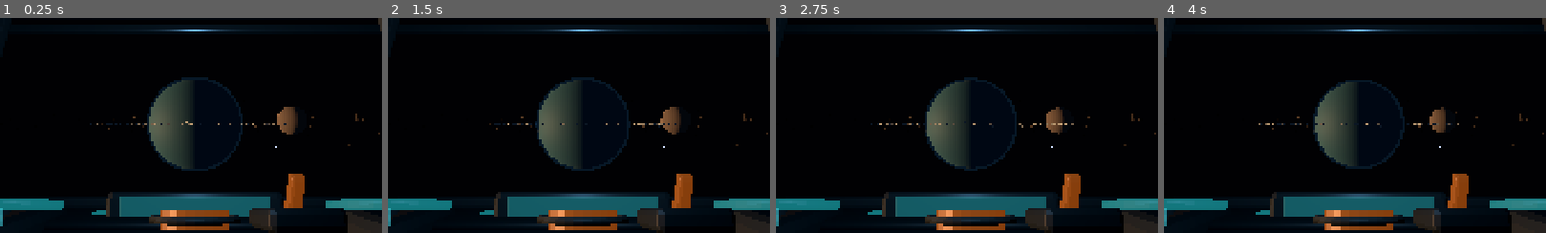
Above: before the commit, frames 1-4 (left to right).
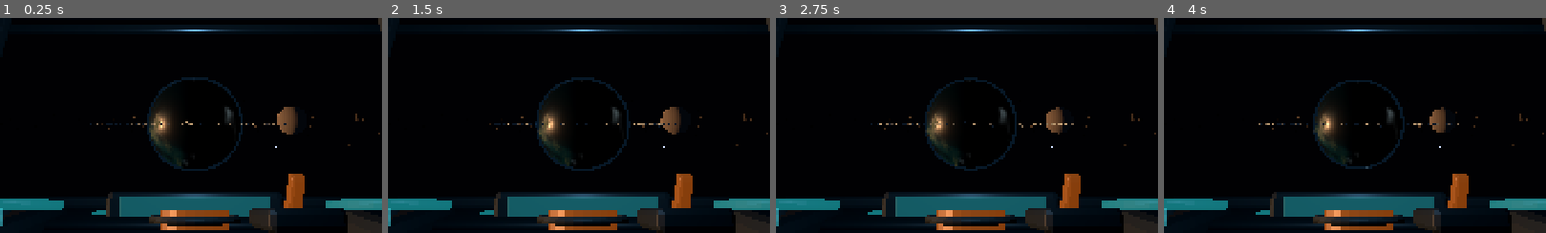
Above: after the commit, the same moments.

Repository: narmanb/science-playground
Game: Godot game, scene res://scenes/main.tscn
The game is run twice, just before and just after one commit, with the same random seed, the same clock (stepped at 60 frames per second) and the same inputs.
Inputs:
- Up to frame 1 (0.25 s): no input
- Up to frame 2 (1.5 s): click "MODE" at 0.5 s; click "MODE DRIFT" at 1.25 s
- Up to frame 3 (2.75 s): click "MODE CRUISE" at 2 s
- Up to frame 4 (4 s): click "MODE VECTOR" at 2.75 s; click "INERTIAL LOCK" at 3.5 s
The pictures show only the part of the screen within x 24-74%, y 26-76%; the shares and areas given below are measured in that part.

The runs differ from the first frame. In frame 1, 3.7% of the frame differs, in the area x 39-62%, y 28-71%; in frame 2, 3.6%; in frame 3, 3.5%; in frame 4, 3.3%.

Commit message:
Enable procedural Nysa visual layer

Diff:
--- a/scenes/main.tscn
+++ b/scenes/main.tscn
@@ -1,10 +1,11 @@
-[gd_scene load_steps=8 format=3]
+[gd_scene load_steps=9 format=3]
 
 [ext_resource type="Script" path="res://scripts/procedural_system.gd" id="1_system"]
 [ext_resource type="Script" path="res://scripts/ship_controller.gd" id="2_ship"]
 [ext_resource type="Script" path="res://scripts/flight_hud.gd" id="3_hud"]
 [ext_resource type="PackedScene" path="res://assets/generated/cockpit_blockout.glb" id="4_cockpit"]
 [ext_resource type="Script" path="res://scripts/main.gd" id="5_main"]
+[ext_resource type="Script" path="res://scripts/visual_enhancer.gd" id="6_visual"]
 
 [sub_resource type="Environment" id="Environment_space"]
 background_mode = 1
@@ -31,6 +32,9 @@
 
 [node name="AlienSystem" type="Node3D" parent="."]
 script = ExtResource("1_system")
+
+[node name="VisualEnhancer" type="Node" parent="."]
+script = ExtResource("6_visual")
 
 [node name="Ship" type="RigidBody3D" parent="."]
 transform = Transform3D(1, 0, 0, 0, 1, 0, 0, 0, 1, 310, 0, 130)
